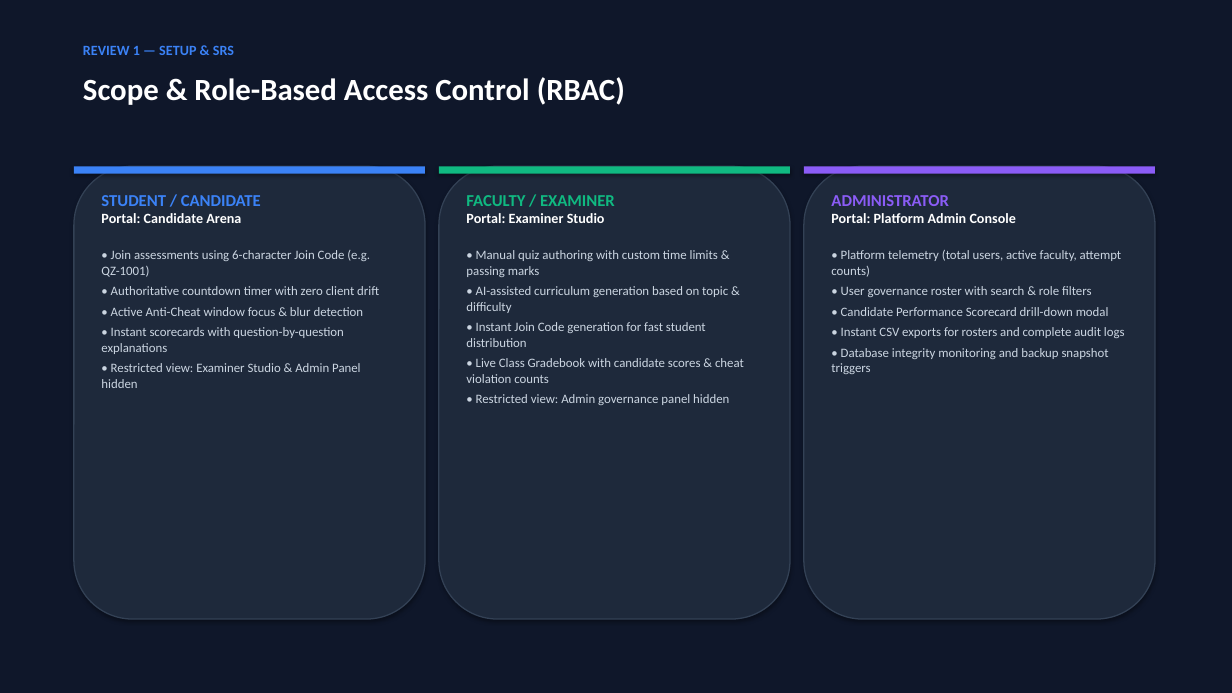
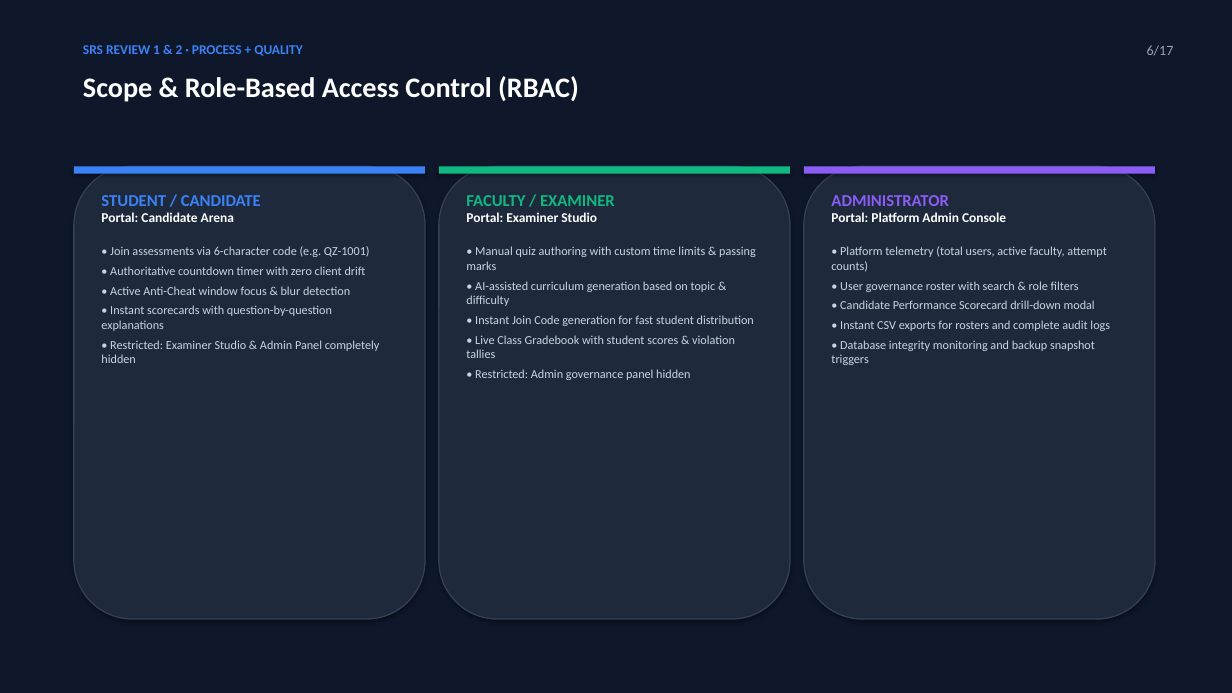
Before and after one commit to Vanshika071417/Online_Quiz_System, a slide deck: slide 6 of QuizSphere_Review_1_Presentation.pptx (slide 4 before the commit). Drawn at 1232x693 pixels with LibreOffice and Linux fonts; fonts in the diff are those of the drawing. Boxes give left, top, right and bottom in pixels: in the first picture for what was removed or moved away, otherwise in the second. Text is boxed around its words. In the diff, an @@ line names an element or a change of style, - is before the commit and + after.

Commit message:
docs: streamline presentation to compact 17 slides covering all Review 1 and 2 topics

```diff
--- a/QuizSphere_Review_1_Presentation.pptx
+++ b/QuizSphere_Review_1_Presentation.pptx
@@ text at [83,45,302,56]: text changed; size 11 to 10.5 pt @@
-REVIEW 1 — SETUP & SRS
+SRS REVIEW 1 & 2 · PROCESS + QUALITY
@@ text added at [1147,45,1174,55], 11 pt, text #94A3B8 @@
+6/17
@@ text "Scope & Role-Based Access Control ..." at [83,76,579,102]: size 24 to 22 pt @@
@@ text at [101,266,366,331]: size 11 to 10.5 pt in "Portal: Candidate Arena"; size 10 to 9.5 pt in "• Authoritative countdown timer with zero client ...", "• Active Anti-Cheat window focus & blur ...", "• Instant scorecards with question-by-question explanations"; less space between paragraphs @@
@@ text at [110,246,370,257]: text changed; size 10 to 9.5 pt @@
-• Join assessments using 6-character Join Code (e.g. QZ-1001)
+• Join assessments via 6-character code (e.g. QZ-1001)
@@ text at [466,246,756,326]: size 11 to 10.5 pt in "Portal: Examiner Studio"; size 10 to 9.5 pt in "• Manual quiz authoring with custom time ...", "• AI-assisted curriculum generation based on topic ...", "• Instant Join Code generation for fast ..."; less space between paragraphs @@
@@ text at [831,246,1110,365]: size 11 to 10.5 pt in "Portal: Platform Admin Console"; size 10 to 9.5 pt in "• Platform telemetry (total users, active faculty, ...", "• User governance roster with search & ...", "• Candidate Performance Scorecard drill-down modal", "• Instant CSV exports for rosters and ..." and 1 more places; less space between paragraphs @@
@@ text at [101,340,380,363]: text changed; size 10 to 9.5 pt @@
-• Restricted view: Examiner Studio & Admin Panel hidden
+• Restricted: Examiner Studio & Admin Panel completely hidden
@@ text at [466,335,735,380]: text changed; size 10 to 9.5 pt @@
-• Live Class Gradebook with candidate scores & cheat violation counts
-• Restricted view: Admin governance panel hidden
+• Live Class Gradebook with student scores & violation tallies
+• Restricted: Admin governance panel hidden
```
Also in this commit, not shown: 7 other slides changed, 9 slides added, 6 slides removed, 4 other files.
